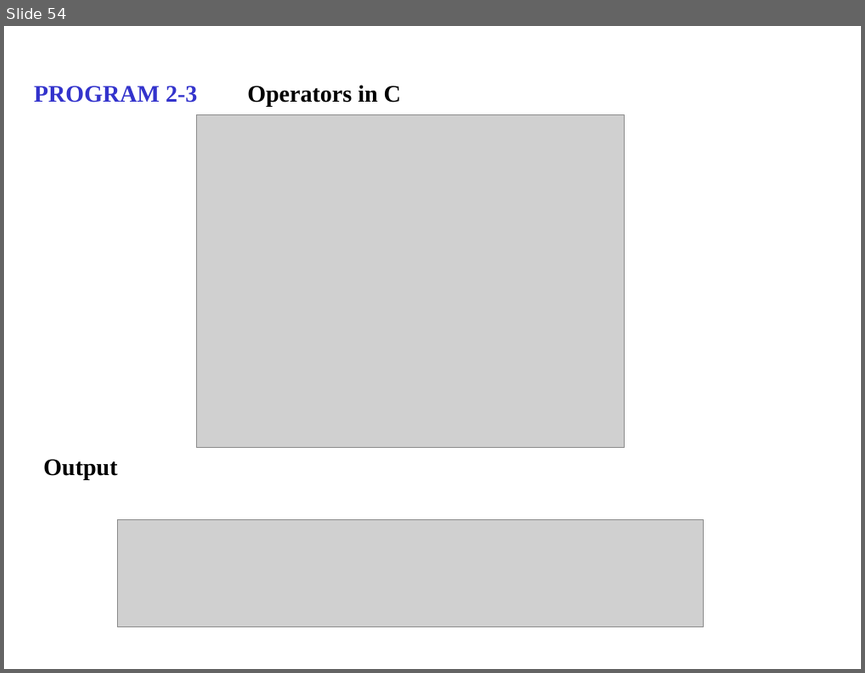
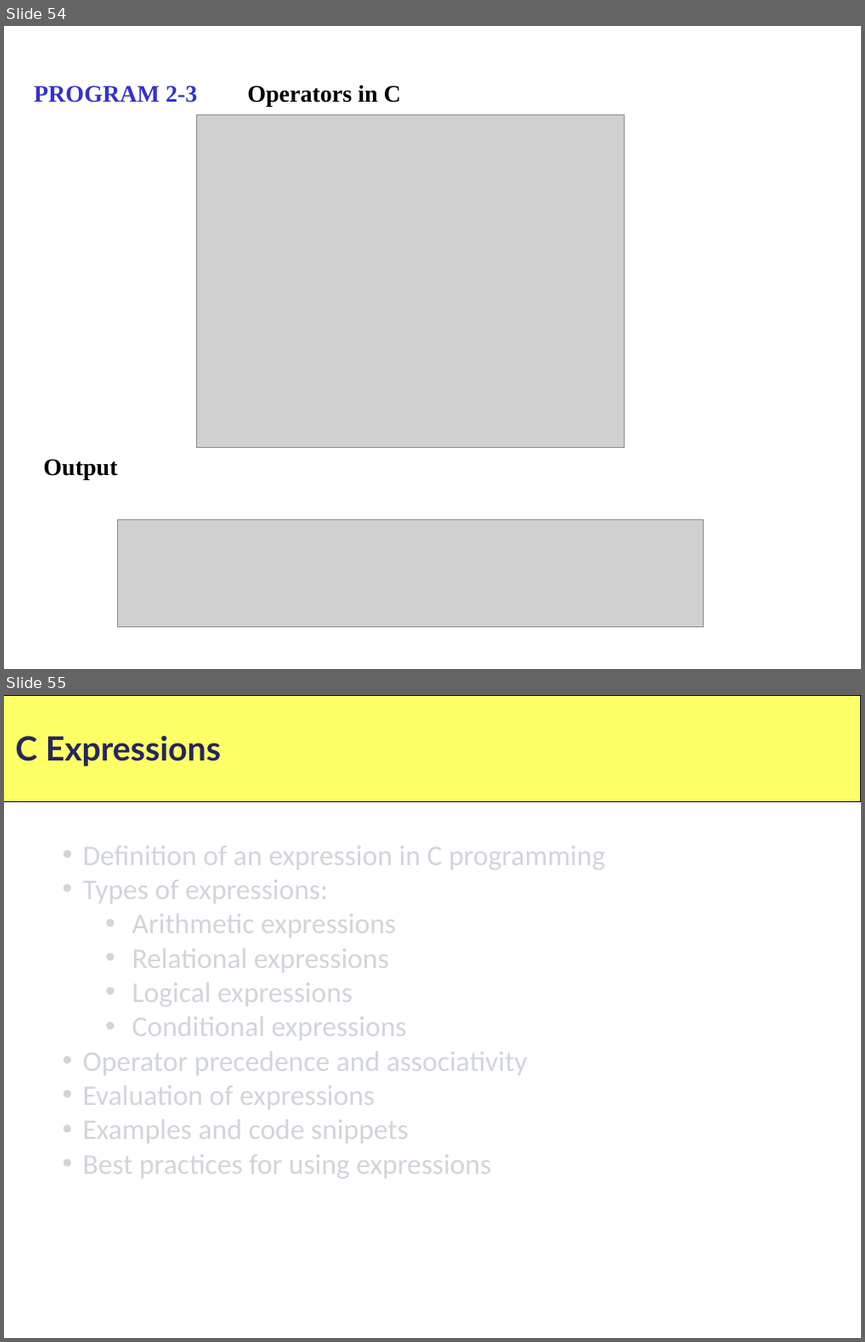
Before and after one commit to mentormaya/notes, a slide deck: assets/Computer_Science/Class_11/C Programming.ppt. Shown one above the other, each under a label of ours: slide 54 before the commit, slides 54 and 55 after it. The pictures are 865x673 and 865x1342 pixels, drawn with LibreOffice and Linux fonts; fonts in the diff are those of the drawing; grey boxes stand for pictures. Boxes give left, top, right and bottom in pixels: in the first picture for what was removed or moved away, otherwise in the second. Text is boxed around its words. In the diff, an @@ line names an element or a change of style, - is before the commit and + after.

```diff
--- a/assets/Computer_Science/Class_11/C Programming.ppt
+++ b/assets/Computer_Science/Class_11/C Programming.ppt
@@ slide 55 added at (4, 695, 861, 1338), background #FFFFFF @@
@@ rectangle added at (4, 695, 861, 802), fill #FFFF66, outline #000000 0.74 pt @@
@@ text added at (15, 736, 221, 766), 28 pt, text #25265E, bold @@
+C Expressions
@@ text added at (83, 845, 605, 1178), 24 pt, text #D1D5DB @@
+• Definition of an expression in C programming
+• Types of expressions:
+  • Arithmetic expressions
+  • Relational expressions
+  • Logical expressions
+  • Conditional expressions
+• Operator precedence and associativity
+• Evaluation of expressions
+• Examples and code snippets
+• Best practices for using expressions
```
Also in this commit, not shown: 2 other files.
